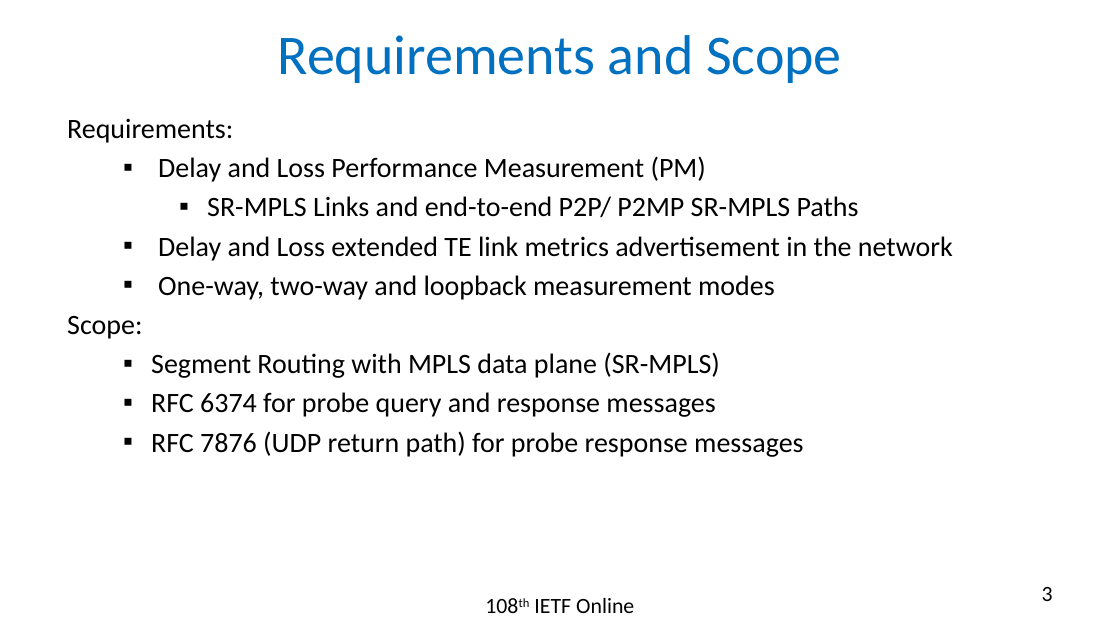
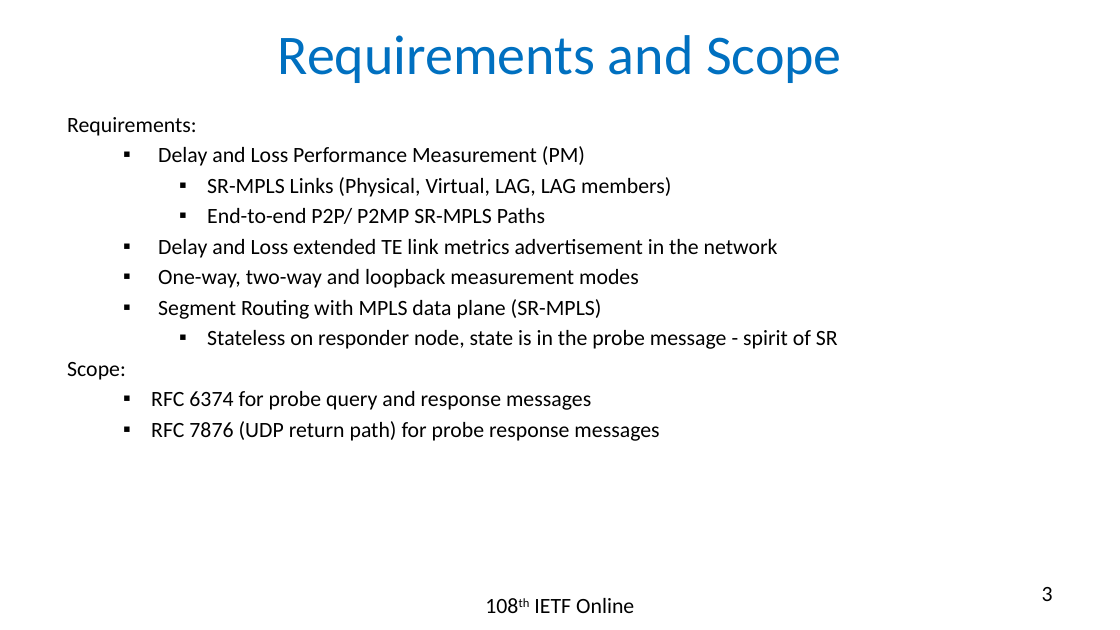
Before and after one commit to rakgandhi/ietf-slides, a slide deck: slide 3 of draft-gandhi-mpls-rfc6374-sr-05.pptx. Drawn at 1120x630 pixels with LibreOffice and Linux fonts; fonts in the diff are those of the drawing. Boxes give left, top, right and bottom in pixels: in the first picture for what was removed or moved away, otherwise in the second. Text is boxed around its words. In the diff, an @@ line names an element or a change of style, - is before the commit and + after.

```diff
--- a/draft-gandhi-mpls-rfc6374-sr-05.pptx
+++ b/draft-gandhi-mpls-rfc6374-sr-05.pptx
@@ text at [67, 117, 778, 441]: size 18 to 14 pt in "Requirements:", "Delay and Loss Performance Measurement (PM)", "Delay and Loss extended TE link metrics ...", "One-way, two-way and loopback measurement modes" and 3 more places @@
@@ text at [207, 177, 671, 224]: text changed; size 18 to 14 pt @@
-    ▪ SR-MPLS Links and end-to-end P2P/ P2MP SR-MPLS Paths
+    ▪ SR-MPLS Links (Physical, Virtual, LAG, LAG members)
+    ▪ End-to-end P2P/ P2MP SR-MPLS Paths
@@ text at [158, 299, 838, 349]: paragraphs added @@
+  ▪ Segment Routing with MPLS data plane (SR-MPLS)
+      ▪ Stateless on responder node, state is in the probe message - spirit of SR
@@ text at [151, 352, 720, 378]: paragraph removed @@
-    ▪ Segment Routing with MPLS data plane (SR-MPLS)
```
Also in this commit, not shown: 1 other slide changed, 1 other file.
